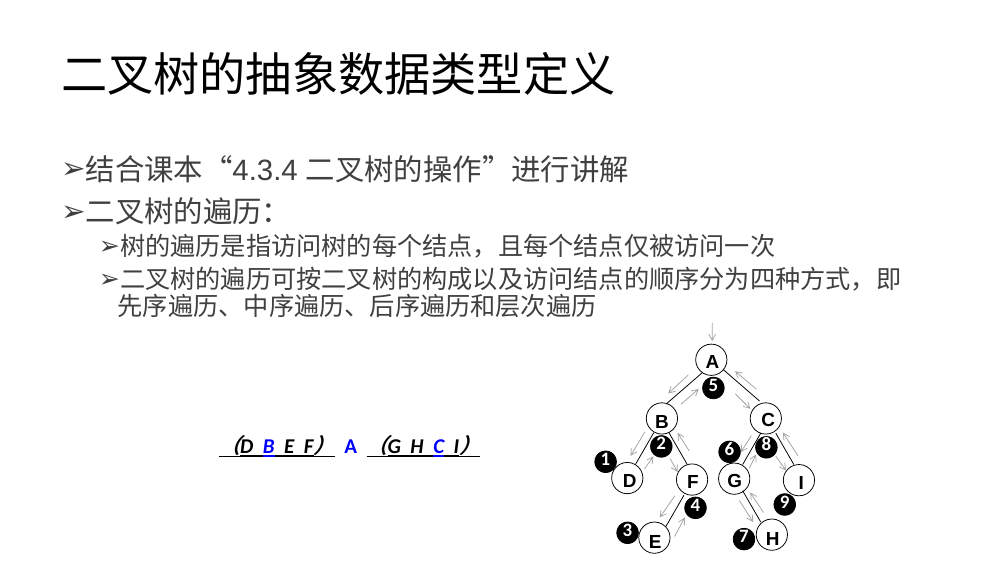
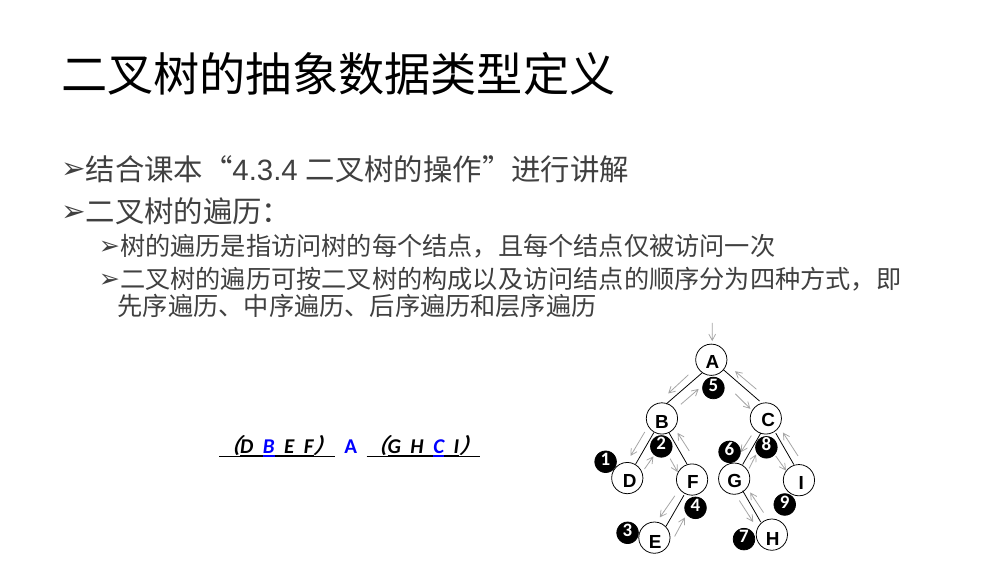
Before and after one commit to lezhang-thu/data-structure, a slide deck: slide 12 of 2022秋季-数据结构-第4章-树a.pptx. Drawn at 1008x567 pixels with LibreOffice and Linux fonts; fonts in the diff are those of the drawing. Boxes give left, top, right and bottom in pixels: in the first picture for what was removed or moved away, otherwise in the second. Text is boxed around its words. In the diff, an @@ line names an element or a change of style, - is before the commit and + after.

```diff
--- a/2022秋季-数据结构-第4章-树a.pptx
+++ b/2022秋季-数据结构-第4章-树a.pptx
@@ text at <box>118,267,901,317</box>: text changed @@
-  ➢ 二叉树的遍历可按二叉树的构成以及访问结点的顺序分为四种方式，即先序遍历、中序遍历、后序遍历和层次遍历
+  ➢ 二叉树的遍历可按二叉树的构成以及访问结点的顺序分为四种方式，即先序遍历、中序遍历、后序遍历和层序遍历
```
Also in this commit, not shown: 3 other slides changed.
